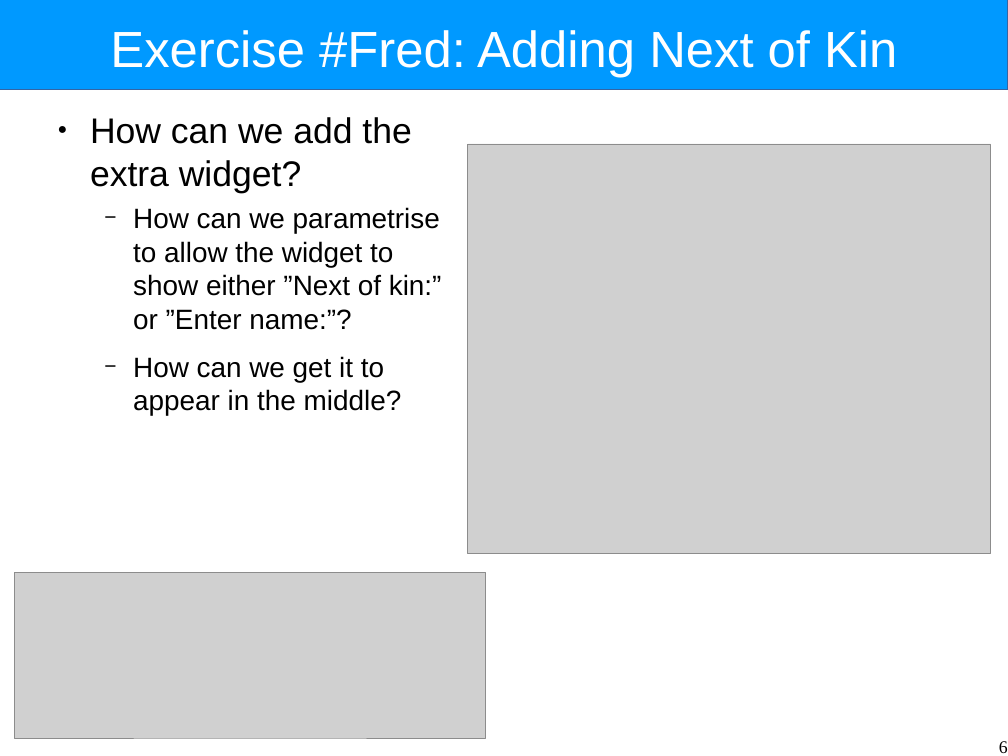
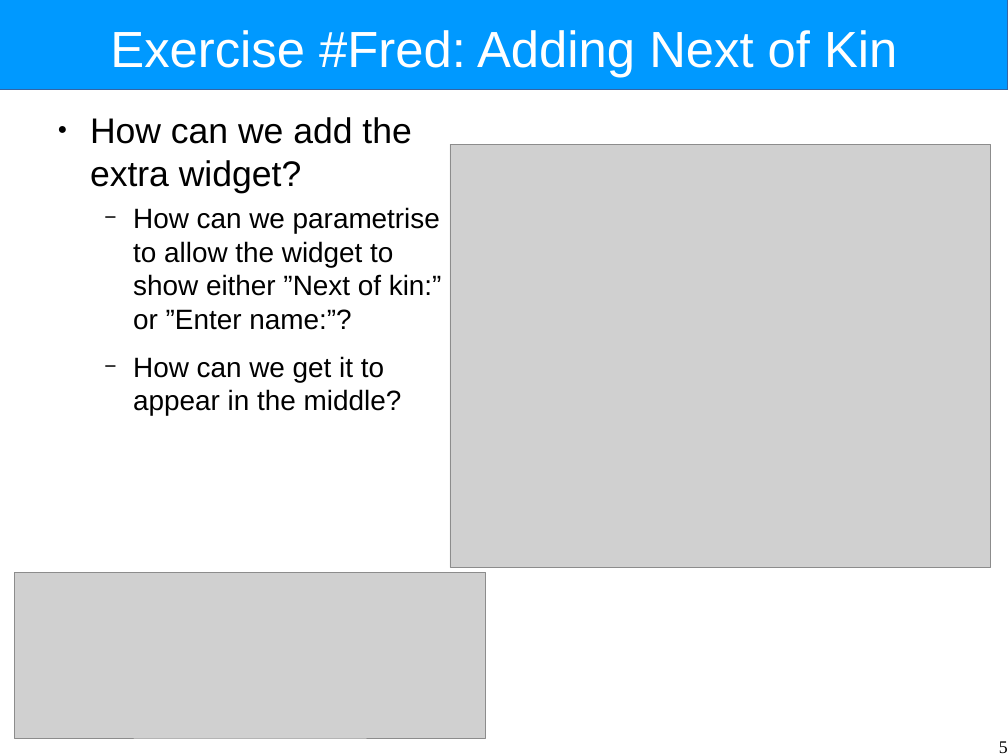
Before and after one commit to Intrinsarc/intrinsarc-evolve, a slide deck: slide 5 of Academic Work/lectures/components-tutorial.odp (slide 6 before the commit). Drawn at 1008x756 pixels with LibreOffice and Linux fonts; fonts in the diff are those of the drawing; grey boxes stand for pictures. Boxes give left, top, right and bottom in pixels: in the first picture for what was removed or moved away, otherwise in the second. Text is boxed around its words. In the diff, an @@ line names an element or a change of style, - is before the commit and + after.

```diff
--- a/Academic Work/lectures/components-tutorial.odp
+++ b/Academic Work/lectures/components-tutorial.odp
@@ picture resized from (x1=468, y1=144, x2=992, y2=553) to (x1=450, y1=144, x2=991, y2=567) @@
@@ page number at (x1=999, y1=741, x2=1008, y2=753): text changed @@
-6
+5
```
Also in this commit, not shown: 2 other slides changed, 1 slide removed, 5 other files.
